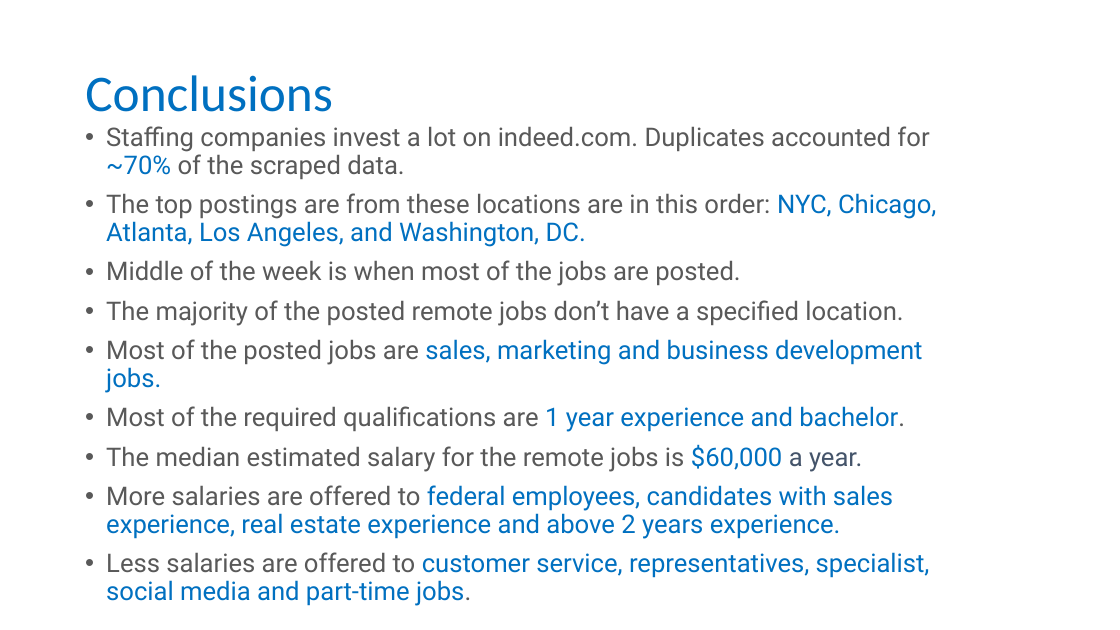
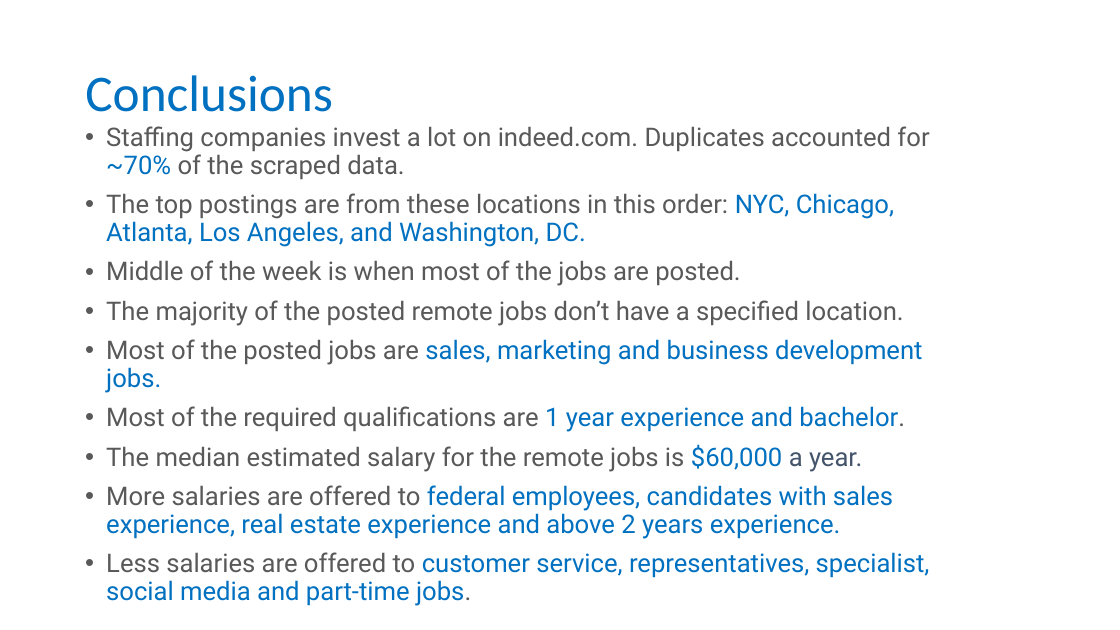
Before and after one commit to iba13001/Remote-Job-Market, a slide deck: slide 13 of Remote Job Market during COVID.pptx. Drawn at 1120x630 pixels with LibreOffice and Linux fonts; fonts in the diff are those of the drawing. Boxes give left, top, right and bottom in pixels: in the first picture for what was removed or moved away, otherwise in the second. Text is boxed around its words. In the diff, an @@ line names an element or a change of style, - is before the commit and + after.

```diff
--- a/Remote Job Market during COVID.pptx
+++ b/Remote Job Market during COVID.pptx
@@ text at <box>106,193,894,247</box>: text changed; text colour #595959 to #0070C0 @@
-• The top postings are from these locations are in this order: NYC, Chicago, Atlanta, Los Angeles, and Washington, DC.
+• The top postings are from these locations in this order: NYC, Chicago, Atlanta, Los Angeles, and Washington, DC.
```
